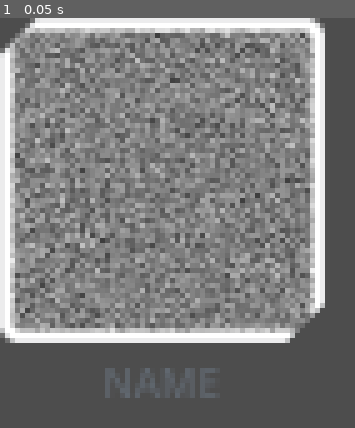
Above: before the commit, frame 1.
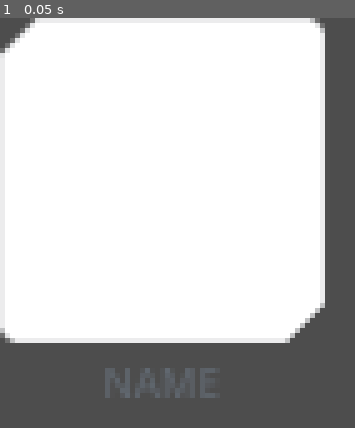
Above: after the commit, the same moment.

Repository: Arathi/brak-resplan-g
Game: Godot game, scene res://actors/student/icon.tscn
Same seed, same stepped clock (60 frames per second), same inputs: the game is played once before the commit and once after it. The project has no main scene, so this scene is started directly.
Inputs:
- Up to frame 1 (0.05 s): no input

The runs differ from the first frame. In frame 1, 64% of the frame differs, in the area x 2-89%, y 2-77%.
Error after the commit: Invalid cast: could not convert value to 'Array'. (res://scripts/metadata_loader.gd:22)

Commit message:
实现学生列表
1. load_from_schale只会在students为空时加载
2. 添加get_student_by_id用来获取指定学生的元数据
3. 实现加载学生图标

Signed-off-by: Arathi <ssdfa7@gmail.com>

Diff:
--- a/actors/student/icon.gd
+++ b/actors/student/icon.gd
@@ -1,5 +1,9 @@
 @tool
 extends Node2D
+
+
+const Student = preload("res://domains/student.gd")
+const Metadata = preload("res://domains/metadata/student.gd")
 
 
 @export var id: int = 10000:
@@ -8,8 +12,22 @@
 		update()
 
 
+@onready var avatar_sprite: Sprite2D = get_node("clip/avatar")
+@onready var name_label: Label = get_node("name")
+
+
+var student: Student:
+	get:
+		return null
+
+var metadata: Metadata:
+	get:
+		return MetadataLoader.get_student_by_id(id)
+
+
 # Called when the node enters the scene tree for the first time.
 func _ready():
+	update()
 	pass # Replace with function body.
 
 
@@ -19,4 +37,12 @@
 
 
 func update():
+	if avatar_sprite == null:
+		return
+
+	var avatar_texture = UserResourceLoader.load_image_texture("images/student/icon/%d.webp" % id)
+	avatar_sprite.set_texture(avatar_texture)
+
+	name_label.set_text(metadata.name)
+
 	pass
--- /dev/null
+++ b/actors/student/list.gd
@@ -0,0 +1,36 @@
+extends Node2D
+
+
+const IconActor = preload("res://actors/student/icon.tscn")
+const ICONS_PER_ROW = 6
+
+const ICON_WIDTH = 150
+const ICON_HEIGHT = 170
+
+
+func _enter_tree():
+	pass
+
+
+func _ready():
+	var metadata_list = MetadataLoader.load_from_schale()
+	var index = 0
+	for metadata in metadata_list:
+		var icon = IconActor.instantiate()
+		icon.name = "student_%d" % metadata.id
+		print("正在创建图标 %s" % icon.name)
+
+		icon.id = metadata.id
+
+		var x: int = index % ICONS_PER_ROW
+		var y: int = index / ICONS_PER_ROW
+		icon.position.x = x * ICON_WIDTH
+		icon.position.y = y * ICON_HEIGHT
+
+		add_child(icon)
+		index += 1
+	pass
+
+
+func _process(delta):
+	pass
--- a/actors/student/list.tscn
+++ b/actors/student/list.tscn
@@ -1,3 +1,6 @@
-[gd_scene format=3 uid="uid://cm03uuomn2ljr"]
+[gd_scene load_steps=2 format=3 uid="uid://cm03uuomn2ljr"]
+
+[ext_resource type="Script" path="res://actors/student/list.gd" id="1_206o3"]
 
 [node name="list" type="Node2D"]
+script = ExtResource("1_206o3")
--- a/scripts/metadata_loader.gd
+++ b/scripts/metadata_loader.gd
@@ -16,11 +16,13 @@
 
 
 func load_from_schale():
-	var content = UserResourceLoader.load_data("students", "zh")
-	var dataList = JSON.parse_string(content) as Array
-	for data in dataList:
-		var student = convert_student(data)
-		students[student.id] = student
+	if students.size() == 0:
+		print("学生元数据为空，开始从SchaleDB加载转换元数据")
+		var content = UserResourceLoader.load_data("students", "zh")
+		var dataList = JSON.parse_string(content) as Array
+		for data in dataList:
+			var student = convert_student(data)
+			students[student.id] = student
 
 	var list: Array[Student] = []
 	for key in students:
@@ -62,3 +64,9 @@
 	student.background = data.CollectionBG
 
 	return student
+
+
+func get_student_by_id(id: int) -> Student:
+	if students.size() == 0:
+		load_from_schale()
+	return students[id]
